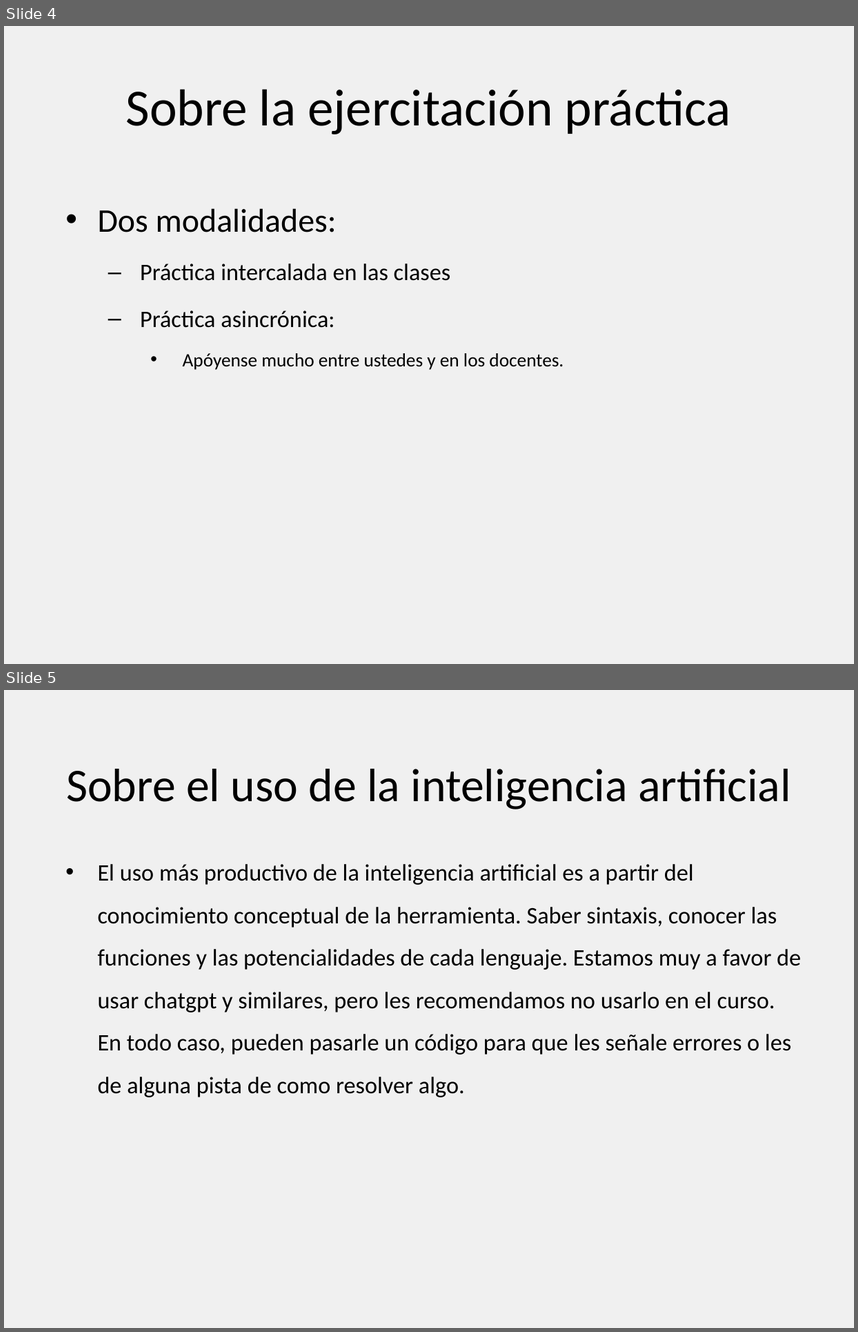
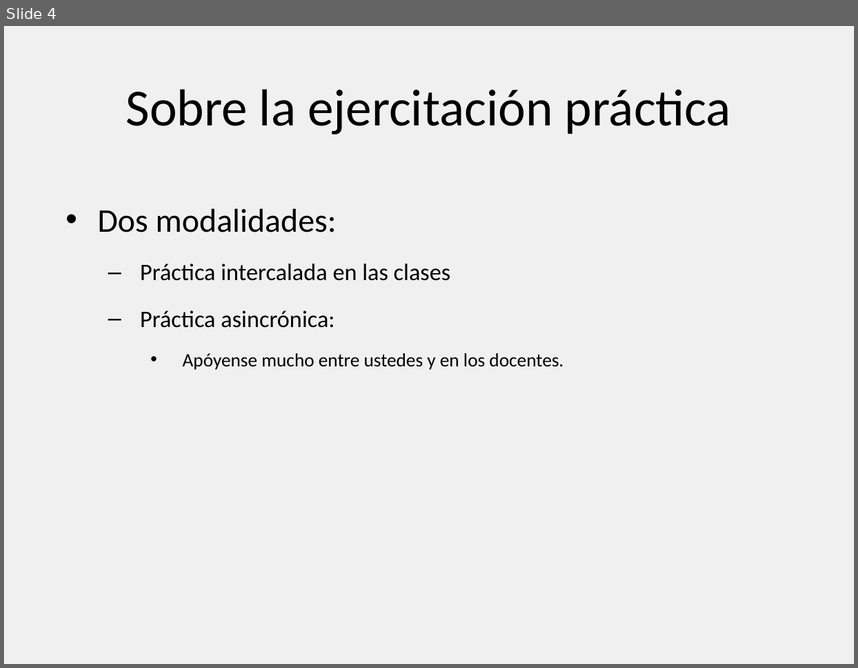
Before and after one commit to ceped-fce-uba/diplomatura_economia, a slide deck: Mod 2 - Intro a programacion/Clase 1 - Intro a R/Presentacion Intro R y RStudio.pptx. Shown one above the other, each under a label of ours: slides 4 and 5 before the commit, slide 4 after it. The pictures are 858x1332 and 858x668 pixels, drawn with LibreOffice and Linux fonts; fonts in the diff are those of the drawing. Boxes give left, top, right and bottom in pixels: in the first picture for what was removed or moved away, otherwise in the second. Text is boxed around its words. In the diff, an @@ line names an element or a change of style, - is before the commit and + after.

```diff
--- a/Mod 2 - Intro a programacion/Clase 1 - Intro a R/Presentacion Intro R y RStudio.pptx
+++ b/Mod 2 - Intro a programacion/Clase 1 - Intro a R/Presentacion Intro R y RStudio.pptx
@@ slide 5 removed at (4, 690, 854, 1328), background #F0F0F0 @@
@@ title removed at (66, 769, 791, 809) @@
-Sobre el uso de la inteligencia artificial
@@ text removed at (98, 864, 801, 1097) @@
-• El uso más productivo de la inteligencia artificial es a partir del conocimiento conceptual de la herramienta. Saber sintaxis, conocer las funciones y las potencialidades de cada lenguaje. Estamos muy a favor de usar chatgpt y similares, pero les recomendamos no usarlo en el curso. En todo caso, pueden pasarle un código para que les señale errores o les de alguna pista de como resolver algo.
```
Also in this commit, not shown: 1 slide changed, 8 other files.
